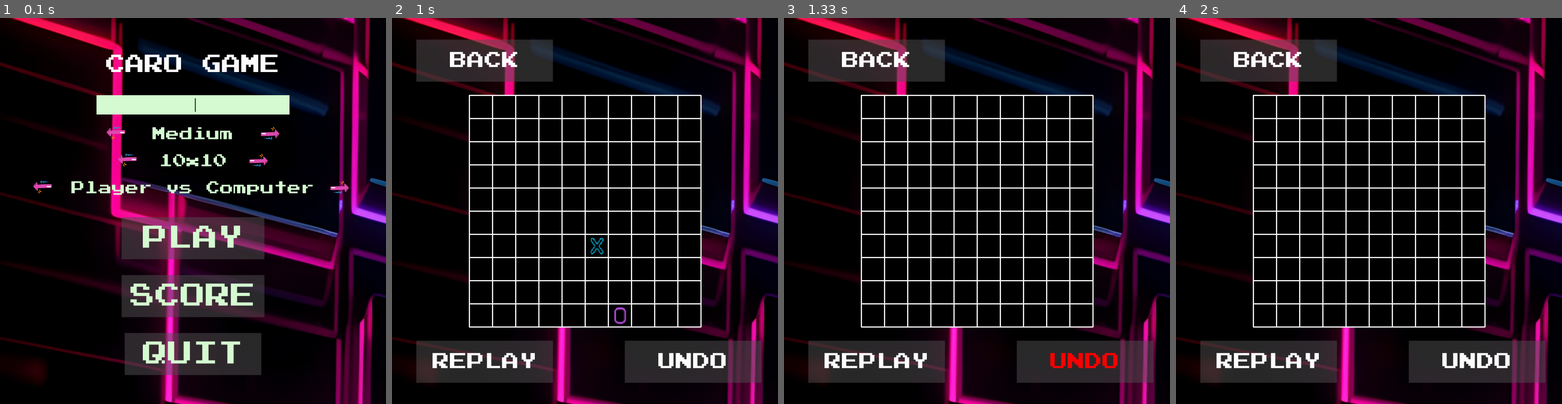
Above: before the commit, frames 1-4 (left to right).
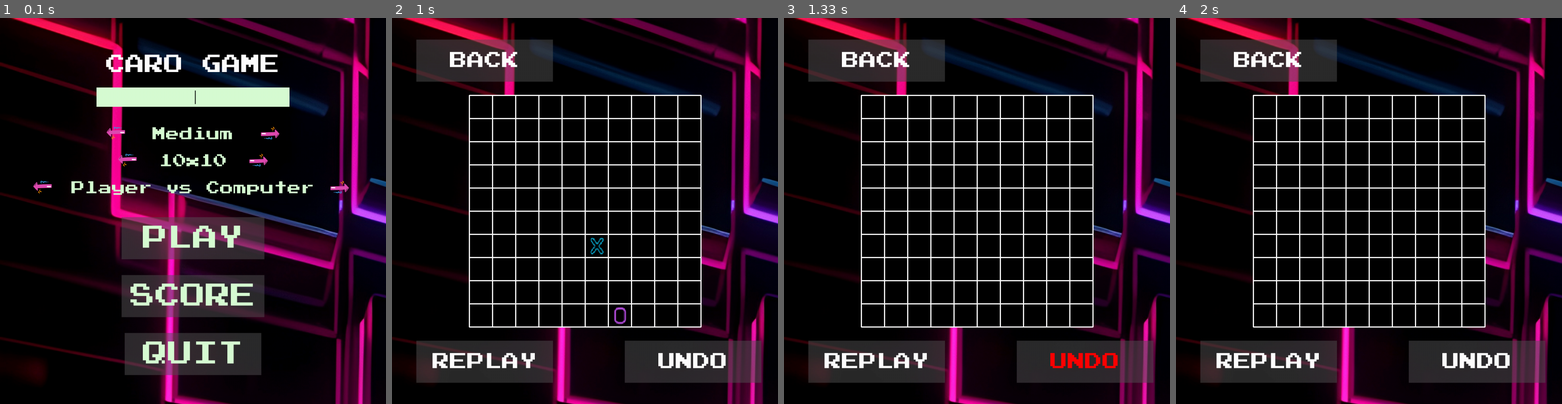
Above: after the commit, the same moments.

Repository: HuyHoang04/Caro-pygame
Game: pygame game, started from Game/Play/game.py
Two runs of this game, one before a commit and one after it. Both use one fixed random seed, a clock stepped at 60 frames per second and the inputs below.
Inputs (mouse positions are in pixels of both pictures, inside the frame that each line leads up to):
- Up to frame 1 (0.1 s): no input
- Up to frame 2 (1 s): click (569, 226) at 0.38 s; click (585, 238) at 0.72 s
- Up to frame 3 (1.33 s): click "UNDO" at 1.05 s
- Up to frame 4 (2 s): click (1268, 68) at 1.38 s; click "PLAY" at 1.72 s

The runs differ from the first frame. In frame 1, 2.0% of the frame differs, in the area x 25-75%, y 18-25%; in frame 2, nothing differs; in frame 3, nothing differs; in frame 4, nothing differs.

Commit message:
Update game.py

Diff:
--- a/Game/Play/game.py
+++ b/Game/Play/game.py
@@ -37,7 +37,7 @@
 # Sound
 sound = pygame.mixer.Sound("assets/soundBG.mp3")
 sound.set_volume(0.5)
-sound.play()
+# sound.play()
 
 board_sizes = ["5x5", "8x8", "10x10", "15x15", "20x20"]
 current_size_index = 2
@@ -890,7 +890,7 @@
         MODE_TEXT = get_font(35).render(mode[current_mode_index], True, "#d7fcd4")
         MODE_RECT = MODE_TEXT.get_rect(center=(SCREEN_SIZE // 2, 440))
 
-        input_box = draw_input_box(screen, 250, 200, 500, 50, player_name, get_font(35), "#d7fcd4", "White", cursor_visible)
+        input_box = draw_input_box(screen, 250, 180, 500, 50, player_name, get_font(35), "#d7fcd4", "White", cursor_visible)
 
         screen.blit(MENU_TEXT, MENU_RECT)
         screen.blit(LEVEL_TEXT, LEVEL_RECT)
@@ -1154,7 +1154,7 @@
 
 def main():
     """Khởi động game từ menu chính."""
-    intro("./assets/intro.mp4")
+    # intro("./assets/intro.mp4")
     main_menu()
 
 
